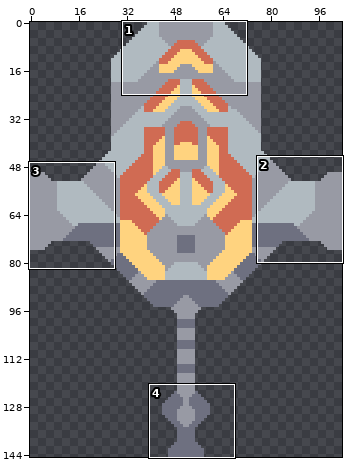
Two versions of one sprite sheet, sprites/units/hellx.png. Above: a wide view before the commit, with the close-up outlined.
Close-up. Earlier state:
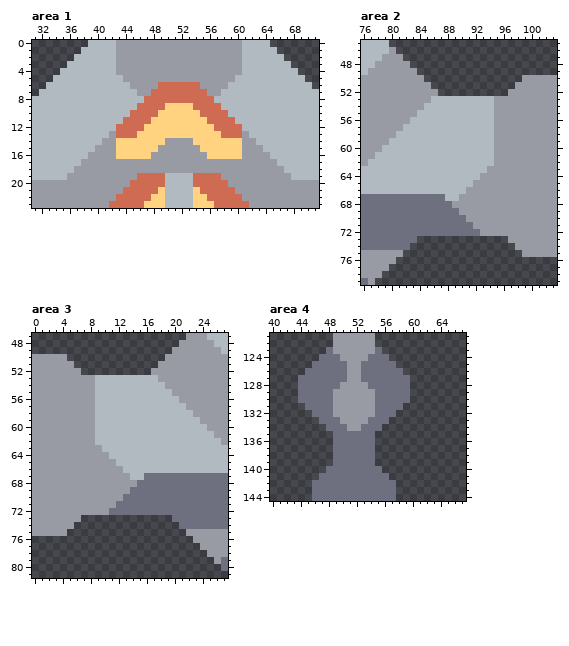
The file is 104x145 pixels. Shown: area 1: x 31..71, y 0..23; area 2: x 76..103, y 45..79; area 3: x 0..27, y 47..81; area 4: x 40..67, y 121..144.
And afterwards:
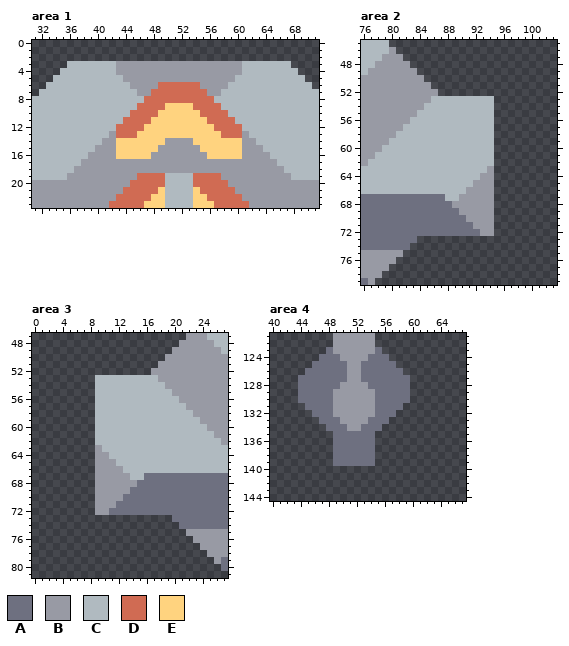
Palette (. is transparent): A #6e7080  B #989aa4  C #b0bac0  D #d06b53  E #ffd37f
Change:
--- area 1
@@ x 31..71 @@
- 0 ........CCCCBBBBBBBBBBBBBBBBBBCCCC.......
- 1 .......CCCCCBBBBBBBBBBBBBBBBBBCCCCC......
- 2 ......CCCCCCBBBBBBBBBBBBBBBBBBCCCCCC.....
+ 0 .........................................
+ 1 .........................................
+ 2 .........................................
  3 .....CCCCCCCBBBBBBBBBBBBBBBBBBCCCCCCC....
--- area 2
@@ x 93..103 @@
 49 ...........
-50 ......BBBBB
-51 .....BBBBBB
-52 ....BBBBBBB
-53 CCBBBBBBBBB
-54 CCBBBBBBBBB
-55 CCBBBBBBBBB
-56 CCBBBBBBBBB
-57 CCBBBBBBBBB
-58 CCBBBBBBBBB
-59 CCBBBBBBBBB
-60 CCBBBBBBBBB
-61 CCBBBBBBBBB
-62 CCBBBBBBBBB
-63 CBBBBBBBBBB
-64 BBBBBBBBBBB
-65 BBBBBBBBBBB
-66 BBBBBBBBBBB
-67 BBBBBBBBBBB
-68 BBBBBBBBBBB
-69 BBBBBBBBBBB
-70 BBBBBBBBBBB
-71 BBBBBBBBBBB
-72 BBBBBBBBBBB
-73 ....BBBBBBB
-74 .....BBBBBB
-75 ......BBBBB
+50 ...........
+51 ...........
+52 ...........
+53 CC.........
+54 CC.........
+55 CC.........
+56 CC.........
+57 CC.........
+58 CC.........
+59 CC.........
+60 CC.........
+61 CC.........
+62 CC.........
+63 CB.........
+64 BB.........
+65 BB.........
+66 BB.........
+67 BB.........
+68 BB.........
+69 BB.........
+70 BB.........
+71 BB.........
+72 BB.........
+73 ...........
+74 ...........
+75 ...........
 76 ...........
--- area 3
@@ x 0..10 @@
 49 ...........
-50 BBBBB......
-51 BBBBBB.....
-52 BBBBBBB....
-53 BBBBBBBBBCC
-54 BBBBBBBBBCC
-55 BBBBBBBBBCC
-56 BBBBBBBBBCC
-57 BBBBBBBBBCC
-58 BBBBBBBBBCC
-59 BBBBBBBBBCC
-60 BBBBBBBBBCC
-61 BBBBBBBBBCC
-62 BBBBBBBBBCC
-63 BBBBBBBBBBC
-64 BBBBBBBBBBB
-65 BBBBBBBBBBB
-66 BBBBBBBBBBB
-67 BBBBBBBBBBB
-68 BBBBBBBBBBB
-69 BBBBBBBBBBB
-70 BBBBBBBBBBB
-71 BBBBBBBBBBB
-72 BBBBBBBBBBB
-73 BBBBBBB....
-74 BBBBBB.....
-75 BBBBB......
+50 ...........
+51 ...........
+52 ...........
+53 .........CC
+54 .........CC
+55 .........CC
+56 .........CC
+57 .........CC
+58 .........CC
+59 .........CC
+60 .........CC
+61 .........CC
+62 .........CC
+63 .........BC
+64 .........BB
+65 .........BB
+66 .........BB
+67 .........BB
+68 .........BB
+69 .........BB
+70 .........BB
+71 .........BB
+72 .........BB
+73 ...........
+74 ...........
+75 ...........
 76 ...........
--- area 4
@@ x 44..59 @@
 139 .....AAAAAA.....
-140 ....AAAAAAAA....
-141 ...AAAAAAAAAA...
-142 ..AAAAAAAAAAAA..
-143 ..AAAAAAAAAAAA..
-144 ..AAAAAAAAAAAA..
+140 ................
+141 ................
+142 ................
+143 ................
+144 ................
Pixel boxes of the changes (left, top, right, bottom) in both close-ups:
erased: (74, 40, 284, 61)
erased: (494, 75, 557, 257)
erased: (32, 354, 95, 536)
erased: (312, 466, 396, 501)
